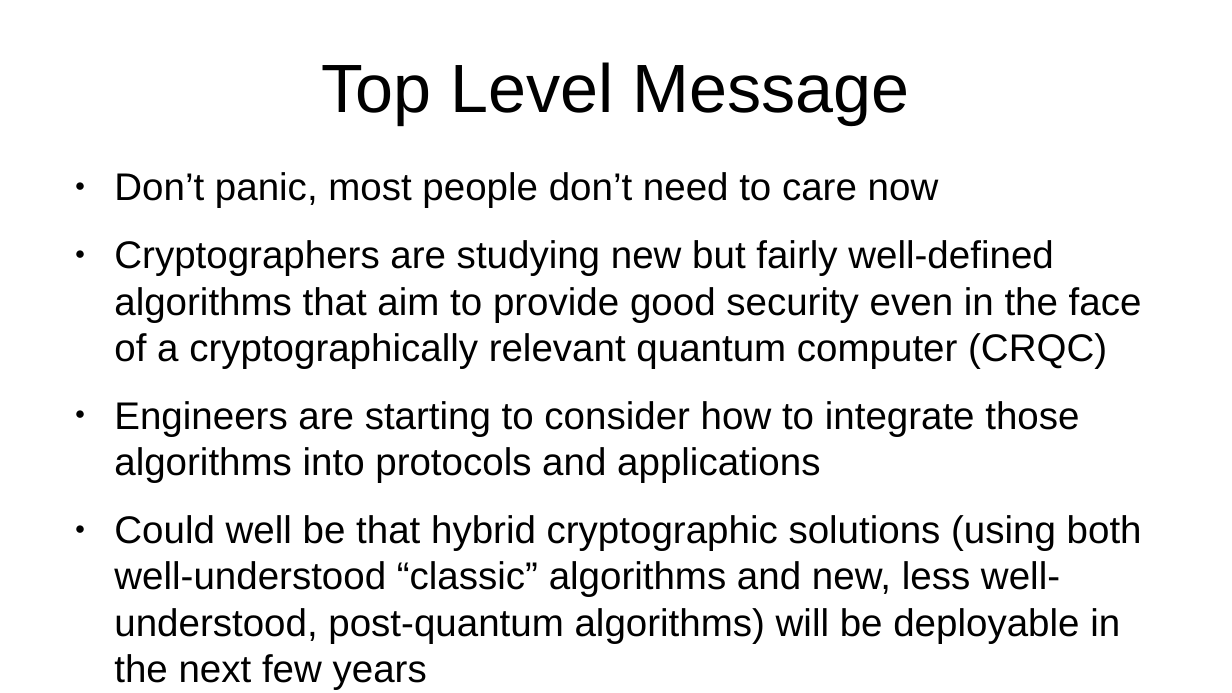
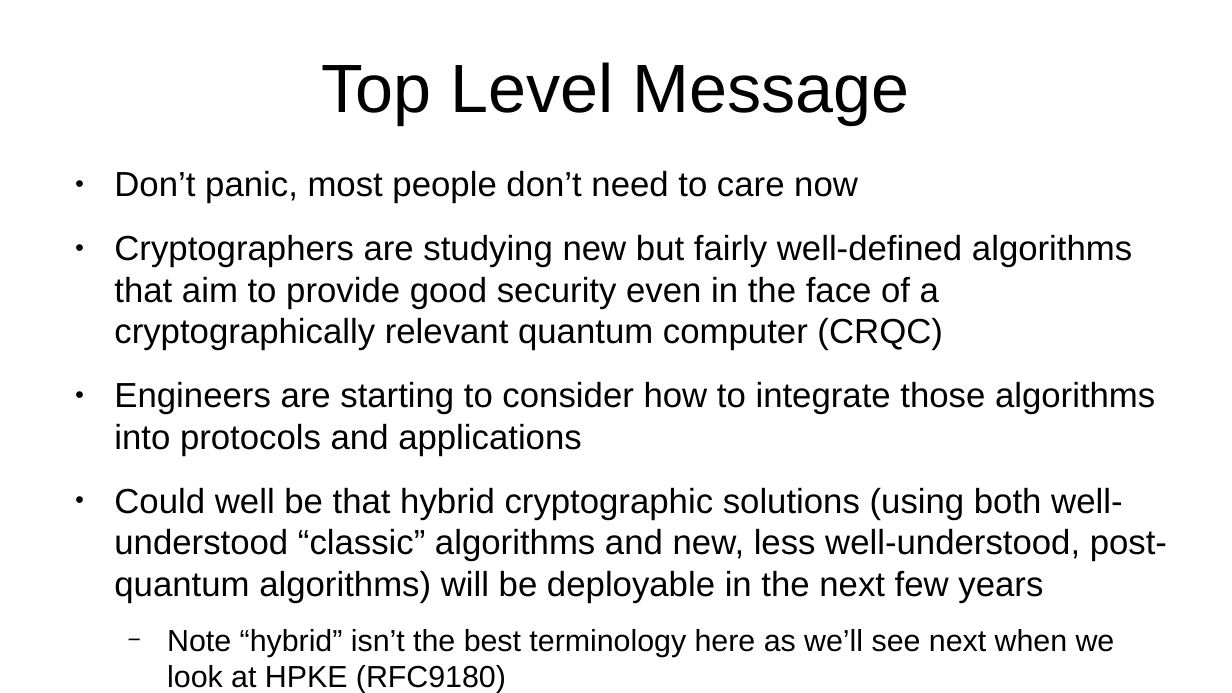
Before and after one commit to sftcd/cs7053, a slide deck: slide 20 of 2023lectures/05-pqc.odp. Drawn at 1232x693 pixels with LibreOffice and Linux fonts; fonts in the diff are those of the drawing. Boxes give left, top, right and bottom in pixels: in the first picture for what was removed or moved away, otherwise in the second. Text is boxed around its words. In the diff, an @@ line names an element or a change of style, - is before the commit and + after.

Commit message:
added hpke

```diff
--- a/2023lectures/05-pqc.odp
+++ b/2023lectures/05-pqc.odp
@@ text at [114, 170, 1167, 603]: size 24.8 to 22.4 pt in "Don’t panic, most people don’t need to ...", "Cryptographers are studying new but fairly well-defined ...", "Engineers are starting to consider how to ...", "Could well be that hybrid cryptographic solutions ..." @@
@@ text at [167, 629, 1115, 693]: paragraph added @@
+  − Note “hybrid” isn’t the best terminology here as we’ll see next when we look at HPKE (RFC9180)
```
Also in this commit, not shown: 4 other files.
